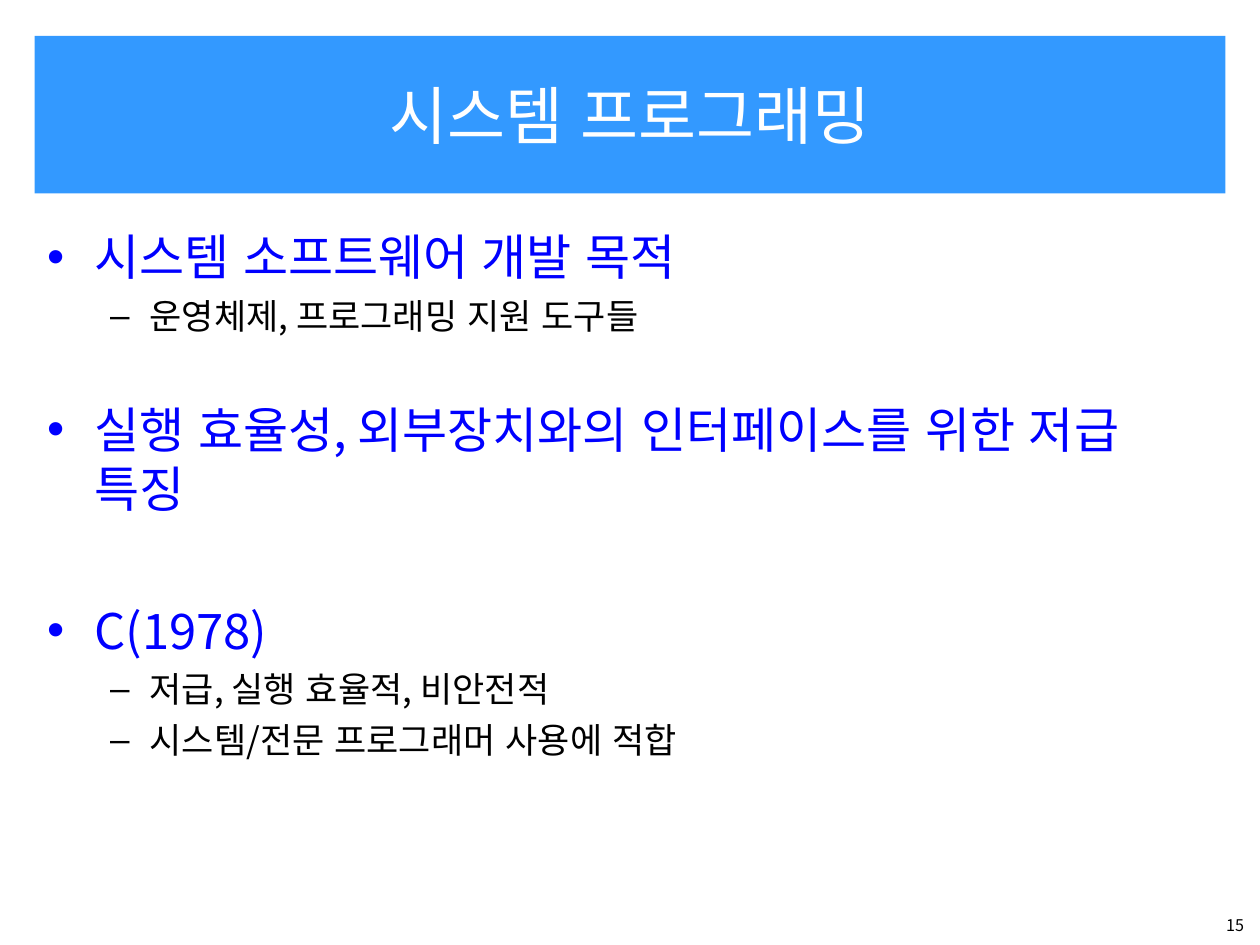
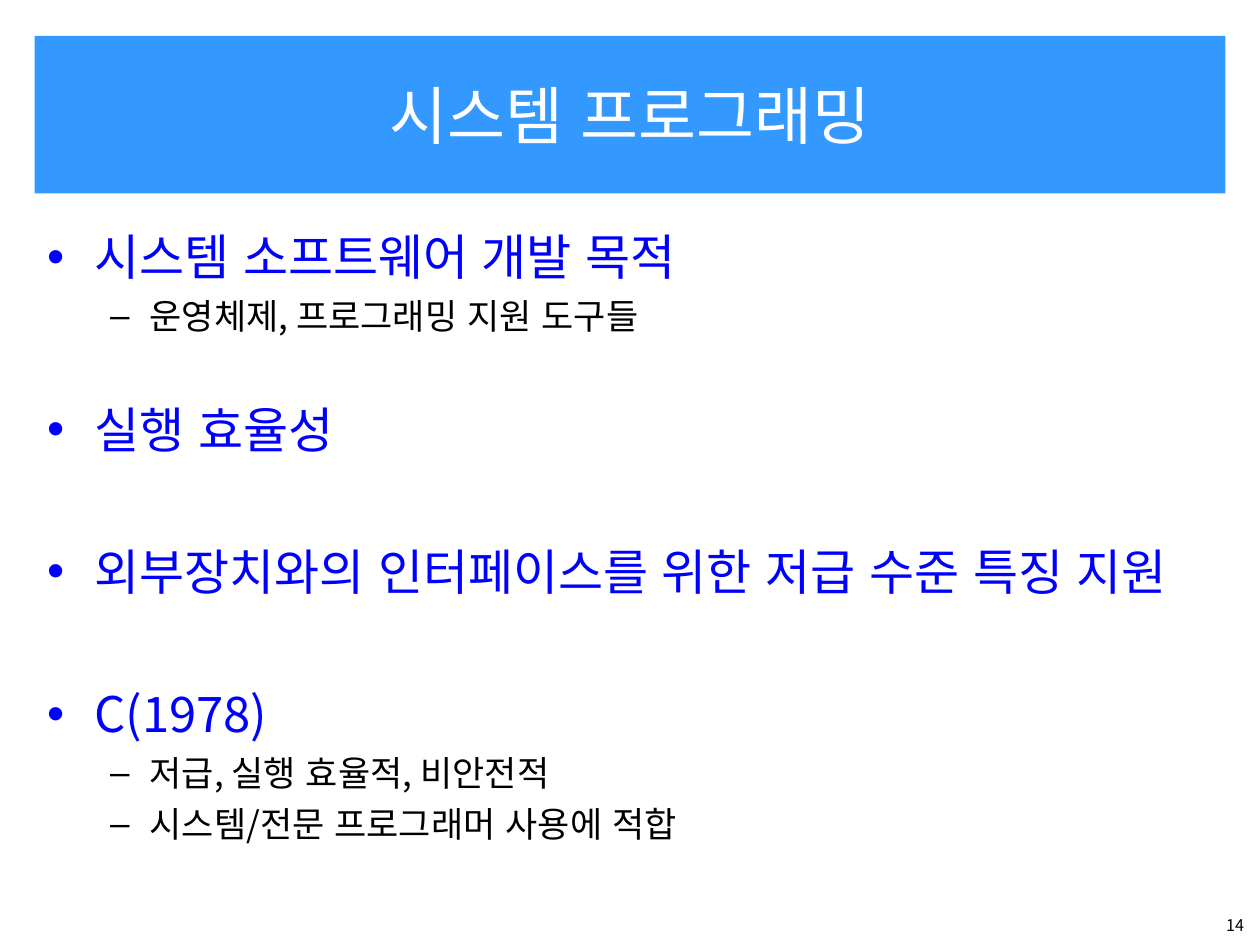
Before and after one commit to OOPSLA-SCH/OOPSLA-SCH.github.io, a slide deck: slide 14 of lecture/20s/pl20s/pl20s-ch1-1.ppt (slide 15 before the commit). Drawn at 1260x945 pixels with LibreOffice and Linux fonts; fonts in the diff are those of the drawing. Boxes give left, top, right and bottom in pixels: in the first picture for what was removed or moved away, otherwise in the second. Text is boxed around its words. In the diff, an @@ line names an element or a change of style, - is before the commit and + after.

```diff
--- a/lecture/20s/pl20s/pl20s-ch1-1.ppt
+++ b/lecture/20s/pl20s/pl20s-ch1-1.ppt
@@ text at bbox=[94, 407, 1167, 594]: text changed @@
-• 실행 효율성, 외부장치와의 인터페이스를 위한 저급 특징
+• 실행 효율성
+• 외부장치와의 인터페이스를 위한 저급 수준 특징 지원
@@ page number at bbox=[1226, 919, 1244, 931]: text changed @@
-15
+14
```
Also in this commit, not shown: 8 other slides changed, 4 slides added, 1 slide removed, 6 other files.
